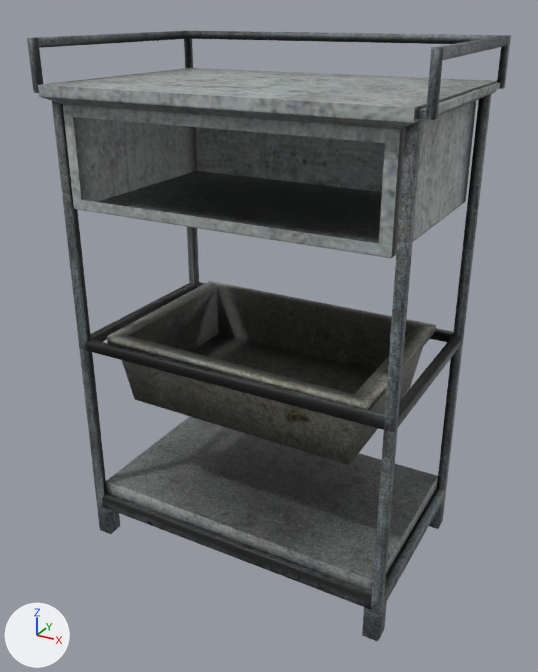
What one commit did to the FBX model Assets/Models/Level1/Drawer with Tray/Drawer_with_Tray.fbx.
Rendered twice from a camera (50 mm lens) standing at (0.1876, 0.0539, 0.0385) and looking at (0.1436, 0.1339, -0.0015). The axes (+X, +Y, +Z) are drawn at lower left. The lights are the same throughout. Where no turn or scale is listed for an object, it has been applied to the vertices. Vertices at the same position are counted once.
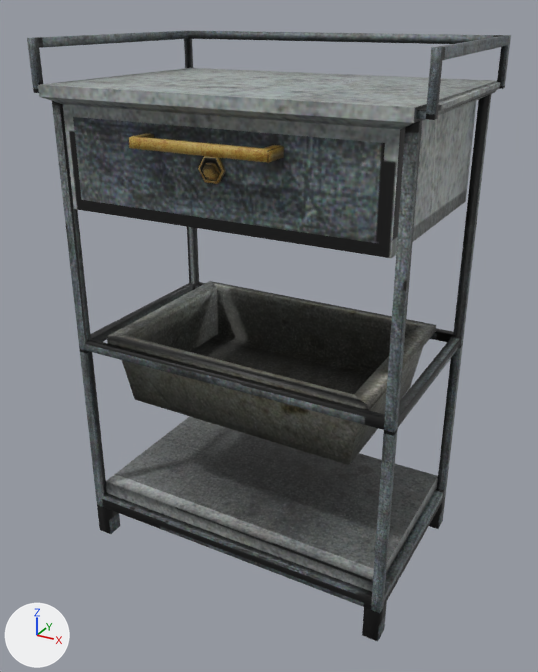
Patch to the scene script:
```diff
--- a/Assets/Models/Level1/Drawer with Tray/Drawer_with_Tray.fbx.py
+++ b/Assets/Models/Level1/Drawer with Tray/Drawer_with_Tray.fbx.py
@@ me_mesh @@
 me_mesh.from_pydata(...)  # 221 vertices, 207 faces; spans x -0.0241..0.0241, y -0.0158..0.0158, z -0.0346..0.0346
 # used by ob_polysurface217; location = (0.1435, 0.1358, 0.001)
+# me_mesh part 1: texture (UV) coordinates of 207 of 207 faces, centred in x -0.0241..0.0241, y -0.0158..0.0158, z -0.0346..0.0346, changed; they spanned u 0.03..0.99, v 0.01..0.98 and now span u 0.02..0.98, v 0.02..0.97
 me_mesh.materials.append(mat_tray)
@@ me_mesh_1 @@
+me_mesh_1.from_pydata(...)  # 77 vertices, 70 faces; spans x -0.0192..0.0192, y -0.0149..0.0149, z -0.0049..0.0049
+me_mesh_1.materials.append(mat_tray)  # picture img_texture_small_drawer_tga
@@ ob_polysurface215 @@
+ob_polysurface215 = bpy.data.objects.new('polySurface215', me_mesh_1)
+ob_polysurface215.location = (0.1435, 0.1334, 0.0221)
```

Boxes [x1, y1, x2, y2] around the edits, measured in the pictures (538 x 672 px):
'polySurface215', added
    after: [73, 117, 385, 244]
part 1 of me_mesh, surface changed
    both: [27, 31, 511, 641]
